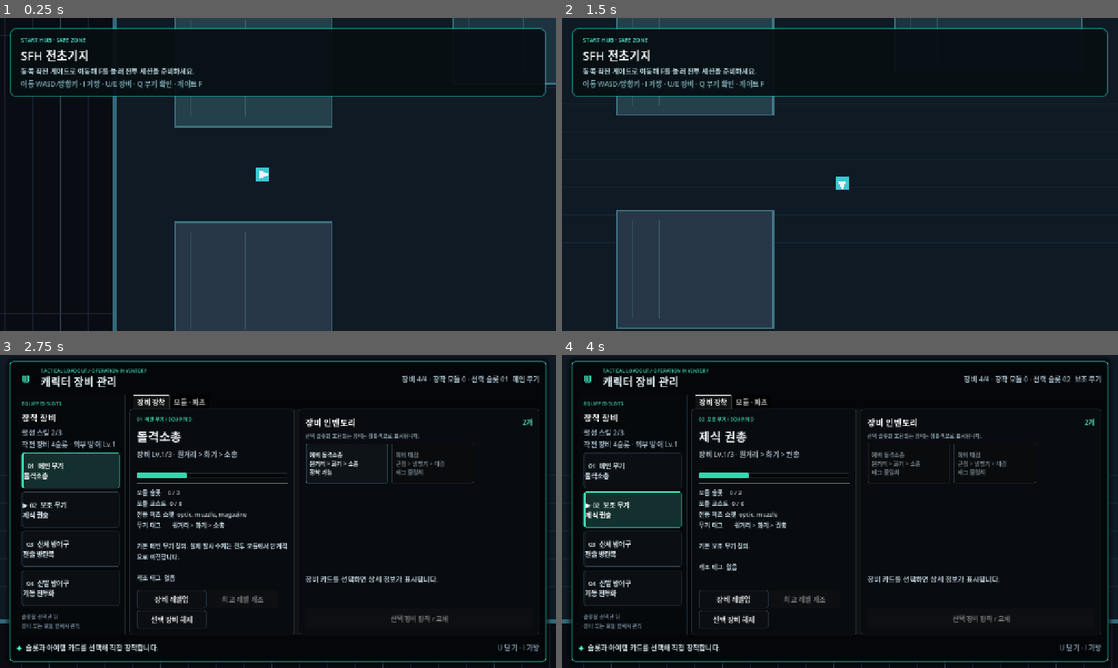
Above: before the commit, frames 1-4 (two rows, left to right).
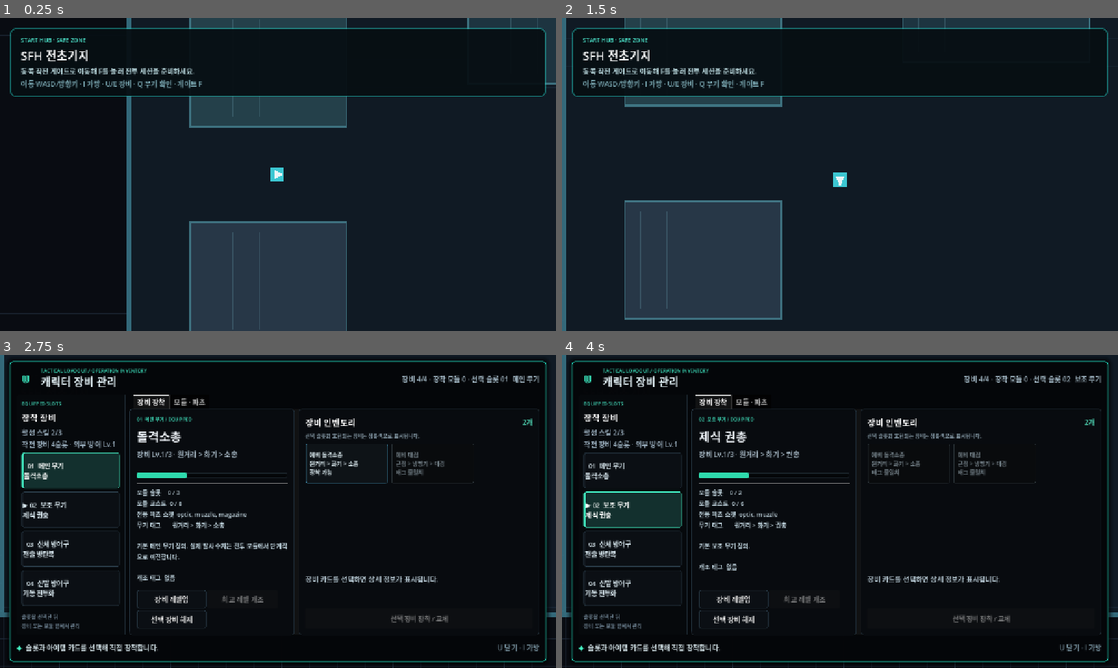
Above: after the commit, the same moments.

Repository: aedws/SFH
Game: Godot game, scene res://game/scenes/game.tscn
Same seed, same stepped clock (60 frames per second), same inputs: the game is played once before the commit and once after it.
Inputs (mouse positions are in pixels of both pictures, inside the frame that each line leads up to):
- Up to frame 1 (0.25 s): no input
- Up to frame 2 (1.5 s): tap Enter at 0.5 s; move the mouse to (962, 158) at 0.52 s; hold Right (ui_right) 0.53-1.28 s; tap F (interact) at 0.6 s; click (962, 158) at 0.67 s; tap Space at 0.77 s; move the mouse to (728, 190) at 1.27 s; hold Down (ui_down) from 1.28 s (still down); tap Q (switch_weapon) at 1.35 s
- Up to frame 3 (2.75 s): tap Space at 1.52 s; move the mouse to (333, 442) at 2.02 s; release Down (ui_down) at 2.03 s; hold Right (ui_right) from 2.03 s (still down); hold U (toggle_equipment) from 2.03 s (still down)
- Up to frame 4 (4 s): release Right (ui_right) at 2.75 s; release U (toggle_equipment) at 2.75 s; click "01 메인 무기 돌격소총" at 2.75 s; click "▶ 02 보조 무기 제식 권총" at 3.5 s

The runs differ from the first frame. In frame 1, 5.5% of the frame differs, in the area x 0-97%, y 0-100%; in frame 2, 5.7%, in the area x 0-95%, y 0-100%; in frame 3, 0.8%; in frame 4, 0.8%.

Commit message:
feat: sharpen platformer-style movement response

Diff:
--- a/game/features/player/player.tscn
+++ b/game/features/player/player.tscn
@@ -27,4 +27,4 @@
 
 [node name="Camera2D" type="Camera2D" parent="."]
 position_smoothing_enabled = true
-position_smoothing_speed = 10.0
+position_smoothing_speed = 18.0
--- a/game/features/player/player_movement.gd
+++ b/game/features/player/player_movement.gd
@@ -1,21 +1,24 @@
 class_name PlayerMovement
 extends Node
 
-## 입력을 가속·제동·선회·대시가 있는 탑다운 속도로 바꾸는 독립 컴포넌트입니다.
+## 입력을 플랫포머처럼 즉각적인 가속·제동·선회·대시가 있는 탑다운 속도로 바꾸는 독립 컴포넌트입니다.
 ## 방향키는 Godot 기본 ui_* 입력을 사용하고 WASD는 물리 키로 읽습니다.
 
 @export_range(0.0, 2000.0, 10.0, "or_greater") var speed: float = 280.0
-@export_range(100.0, 12000.0, 50.0) var acceleration: float = 3200.0
-@export_range(100.0, 12000.0, 50.0) var cornering_acceleration: float = 4200.0
-@export_range(100.0, 14000.0, 50.0) var braking: float = 4200.0
-@export_range(100.0, 16000.0, 50.0) var counter_steer_acceleration: float = 7200.0
-@export_range(0.0, 1.0, 0.05) var launch_speed_ratio: float = 0.38
+@export_range(100.0, 20000.0, 50.0) var acceleration: float = 6500.0
+@export_range(100.0, 24000.0, 50.0) var cornering_acceleration: float = 12000.0
+@export_range(100.0, 24000.0, 50.0) var braking: float = 16000.0
+@export_range(100.0, 24000.0, 50.0) var counter_steer_acceleration: float = 18000.0
+@export_range(0.0, 1.0, 0.05) var launch_speed_ratio: float = 0.68
+@export_range(0.0, 300.0, 5.0) var stop_snap_speed: float = 50.0
+@export_range(100.0, 24000.0, 50.0) var lateral_grip: float = 18000.0
+@export_range(0.0, 1.0, 0.05) var reversal_speed_retention: float = 0.18
 @export_range(1.0, 4.0, 0.05) var dash_speed_multiplier: float = 2.35
 @export_range(0.05, 0.5, 0.01) var dash_duration: float = 0.14
 @export_range(0.1, 5.0, 0.05) var dash_cooldown: float = 0.85
 @export_range(0.0, 0.5, 0.01) var dash_input_buffer: float = 0.14
-@export_range(1.0, 2.0, 0.05) var dash_exit_speed_multiplier: float = 1.22
-@export_range(0.0, 0.5, 0.01) var dash_exit_momentum_duration: float = 0.18
+@export_range(1.0, 2.0, 0.05) var dash_exit_speed_multiplier: float = 1.08
+@export_range(0.0, 0.5, 0.01) var dash_exit_momentum_duration: float = 0.08
 
 var dash_time_remaining: float = 0.0
 var dash_cooldown_remaining: float = 0.0
@@ -79,24 +82,44 @@
 		return dash_direction * speed * dash_speed_multiplier
 
 	if direction == Vector2.ZERO:
-		return current_velocity.move_toward(Vector2.ZERO, braking * safe_delta)
+		var stopped_velocity := current_velocity.move_toward(Vector2.ZERO, braking * safe_delta)
+		if stopped_velocity.length() <= stop_snap_speed:
+			return Vector2.ZERO
+		return stopped_velocity
 
-	var target_speed := speed
+	var input_strength := direction.length()
+	var move_direction := direction.normalized()
+	var target_speed := speed * input_strength
 	if dash_exit_time_remaining > 0.0 and dash_exit_momentum_duration > 0.0:
 		var momentum_ratio := dash_exit_time_remaining / dash_exit_momentum_duration
 		target_speed *= lerpf(1.0, dash_exit_speed_multiplier, momentum_ratio)
 	var responsive_velocity := current_velocity
-	var launch_speed := speed * launch_speed_ratio
-	if responsive_velocity.length() < launch_speed:
-		responsive_velocity = direction * launch_speed
-	var alignment := responsive_velocity.normalized().dot(direction)
+	var alignment := 1.0
+	if responsive_velocity.length_squared() > 0.01:
+		alignment = responsive_velocity.normalized().dot(move_direction)
+		if alignment < 0.0:
+			responsive_velocity *= reversal_speed_retention
+		elif alignment < 0.82:
+			var forward_velocity := move_direction * maxf(
+				0.0,
+				responsive_velocity.dot(move_direction)
+			)
+			var lateral_velocity := responsive_velocity - forward_velocity
+			responsive_velocity = forward_velocity + lateral_velocity.move_toward(
+				Vector2.ZERO,
+				lateral_grip * safe_delta
+			)
+	var launch_speed := minf(target_speed, speed * launch_speed_ratio * input_strength)
+	var forward_speed := responsive_velocity.dot(move_direction)
+	if forward_speed < launch_speed:
+		responsive_velocity += move_direction * (launch_speed - forward_speed)
 	var response := acceleration
 	if alignment < 0.0:
 		response = counter_steer_acceleration
 	elif alignment < 0.82:
 		response = cornering_acceleration
 	return responsive_velocity.move_toward(
-		direction * target_speed,
+		move_direction * target_speed,
 		response * safe_delta
 	)
 
@@ -109,6 +132,9 @@
 		&"braking": braking,
 		&"counter_steer_acceleration": counter_steer_acceleration,
 		&"launch_speed": speed * launch_speed_ratio,
+		&"stop_snap_speed": stop_snap_speed,
+		&"lateral_grip": lateral_grip,
+		&"reversal_speed_retention": reversal_speed_retention,
 		&"dash_speed": speed * dash_speed_multiplier,
 		&"dash_duration": dash_duration,
 		&"dash_cooldown": dash_cooldown,
--- a/game/tests/basic_loop_smoke_test.gd
+++ b/game/tests/basic_loop_smoke_test.gd
@@ -1112,16 +1112,16 @@
 	var movement_snapshot: Dictionary = movement.call(&"get_movement_snapshot")
 	var base_speed := float(movement_snapshot[&"speed"])
 	var accelerated: Vector2 = movement.call(
-		&"step_velocity", Vector2.ZERO, Vector2.RIGHT, 0.05, false
+		&"step_velocity", Vector2.ZERO, Vector2.RIGHT, 0.016, false
 	)
 	var braked: Vector2 = movement.call(
-		&"step_velocity", Vector2.RIGHT * base_speed, Vector2.ZERO, 0.05, false
+		&"step_velocity", Vector2.RIGHT * base_speed, Vector2.ZERO, 0.016, false
 	)
 	var counter_steered: Vector2 = movement.call(
-		&"step_velocity", Vector2.RIGHT * base_speed, Vector2.LEFT, 0.05, false
+		&"step_velocity", Vector2.RIGHT * base_speed, Vector2.LEFT, 0.016, false
 	)
 	var cornered: Vector2 = movement.call(
-		&"step_velocity", Vector2.RIGHT * base_speed, Vector2.DOWN, 0.05, false
+		&"step_velocity", Vector2.RIGHT * base_speed, Vector2.DOWN, 0.016, false
 	)
 	var dashed: Vector2 = movement.call(
 		&"step_velocity", Vector2.ZERO, Vector2.RIGHT, 0.016, true
@@ -1134,18 +1134,18 @@
 		false
 	)
 	if (
-		accelerated.x <= 0.0
-		or accelerated.x < float(movement_snapshot[&"launch_speed"])
-		or accelerated.x >= base_speed
-		or braked.length() >= base_speed
+		accelerated.x < base_speed * 0.9
+		or accelerated.x > base_speed
+		or braked != Vector2.ZERO
 		or counter_steered.x >= 0.0
-		or cornered.y <= 0.0
+		or cornered.y < base_speed * 0.9
+		or absf(cornered.x) > base_speed * 0.1
 		or dashed.length() <= base_speed * 2.0
 		or dash_exit.length() <= base_speed
 		or dash_exit.length() >= dashed.length()
 		or not bool(movement.call(&"get_movement_snapshot")[&"dash_exit_active"])
 	):
-		_fail("초동 가속·제동·급선회·회피 후 관성 응답이 예상 범위를 벗어났습니다.")
+		_fail("플랫포머형 초동·즉시 제동·급선회·회피 후 짧은 관성 응답이 예상 범위를 벗어났습니다.")
 		return false
 
 	var recovery := recovery_scene.instantiate()
@@ -2539,7 +2539,7 @@
 			return _fail("작전 종료 시 임시 버프가 외부 경험치로 정산되지 않았습니다.")
 
 		paused = false
-		print("SMOKE_TEST_OK electric_skill_effects electric_effec …(1580 unchanged characters)… map_optional player responsive_movement dynamic_hack_slash_movement dash dash_ex …(282 unchanged characters)…
+		print("SMOKE_TEST_OK electric_skill_effects electric_effec …(1580 unchanged characters)… map_optional player responsive_movement platformer_response dynamic_hack_slash_movement dash dash_ex …(282 unchanged characters)…
 		quit(0)
 		return true
 
Not shown, changed: docs/architecture/module-audit.md
Not shown, changed: docs/development-status.md
Not shown, changed: docs/features/player.md
Not shown, changed: docs/index.md
Not shown, changed: docs/performance/minimum-requirements.md
